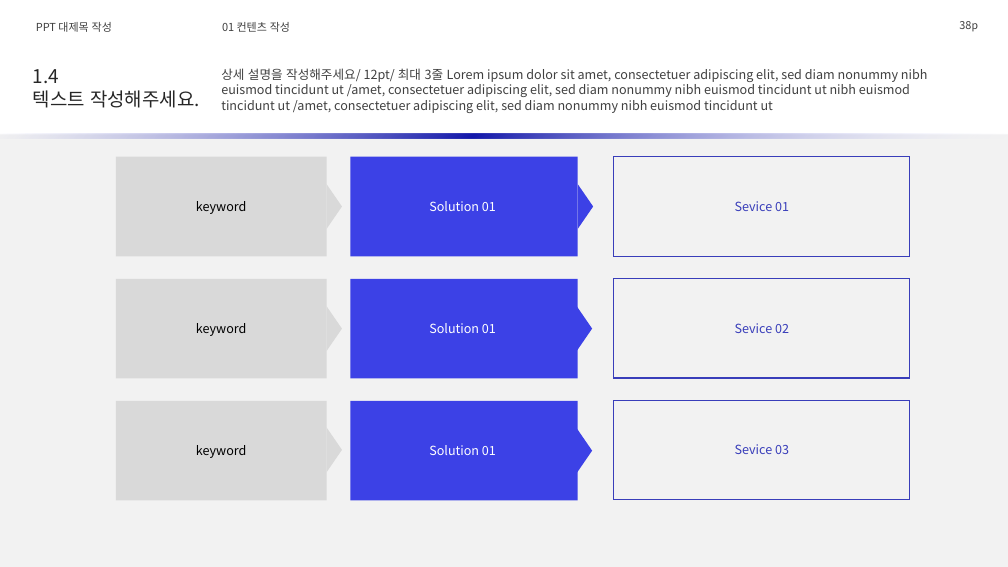
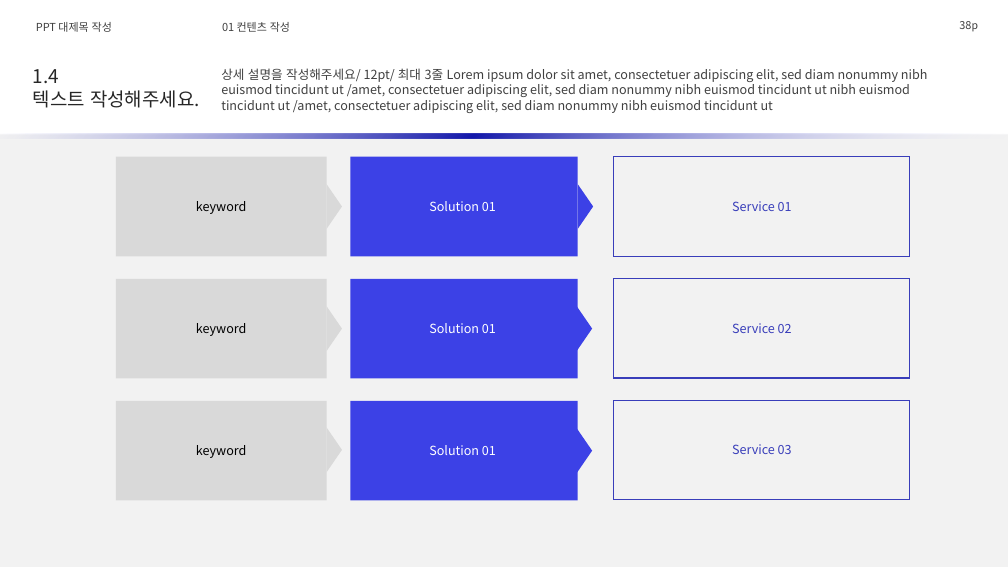
Before and after one commit to lhs6395-hslee/2026-gsn-pptx, a slide deck: slide 38 of template/2026_PPT Template.pptx. Drawn at 1008x567 pixels with LibreOffice and Linux fonts; fonts in the diff are those of the drawing; background and template pictures are left out. Boxes give left, top, right and bottom in pixels: in the first picture for what was removed or moved away, otherwise in the second. Text is boxed around its words. In the diff, an @@ line names an element or a change of style, - is before the commit and + after.

```diff
--- a/template/2026_PPT Template.pptx
+++ b/template/2026_PPT Template.pptx
@@ text in rectangle at (x1=732, y1=201, x2=792, y2=211): text changed @@
-Sevice 01
+Service 01
@@ text in rectangle at (x1=732, y1=323, x2=792, y2=333): text changed @@
-Sevice 02
+Service 02
@@ text in rectangle at (x1=732, y1=444, x2=792, y2=454): text changed @@
-Sevice 03
+Service 03
```
Also in this commit, not shown: 1 other slide changed, 5 other files.
